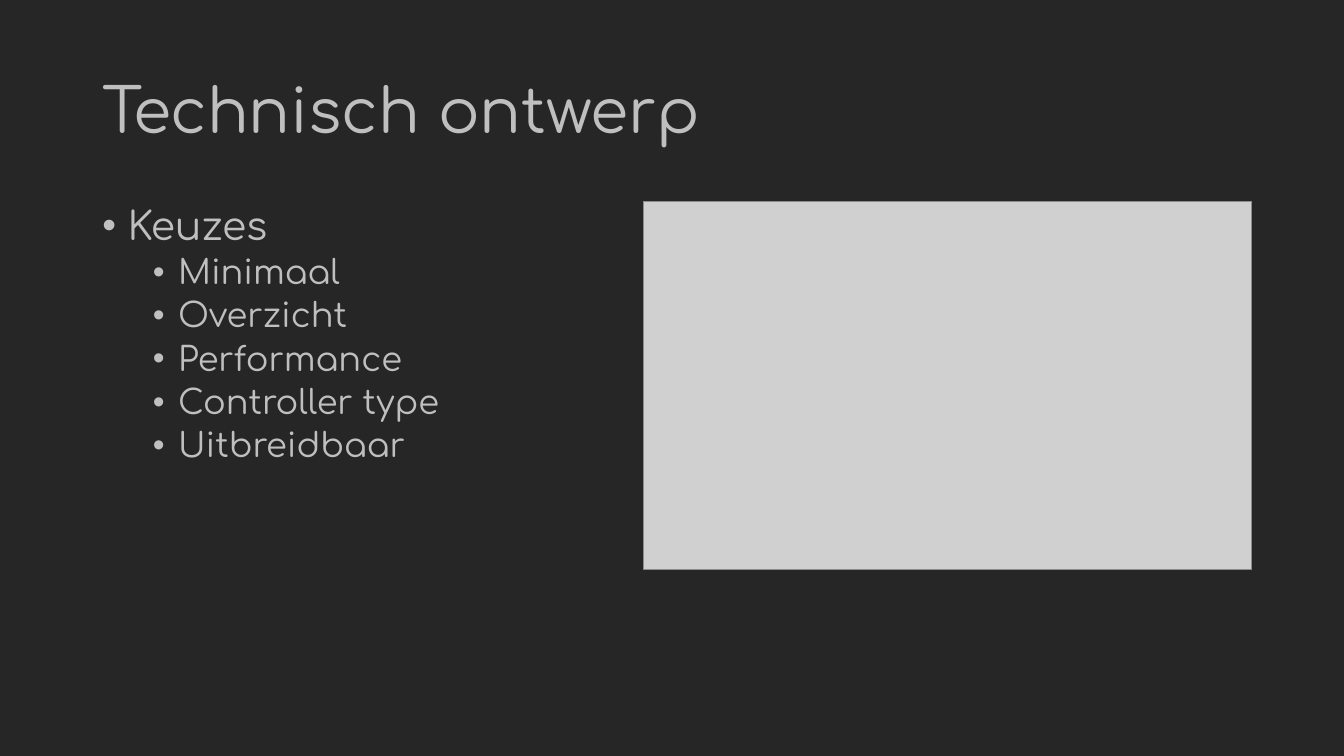
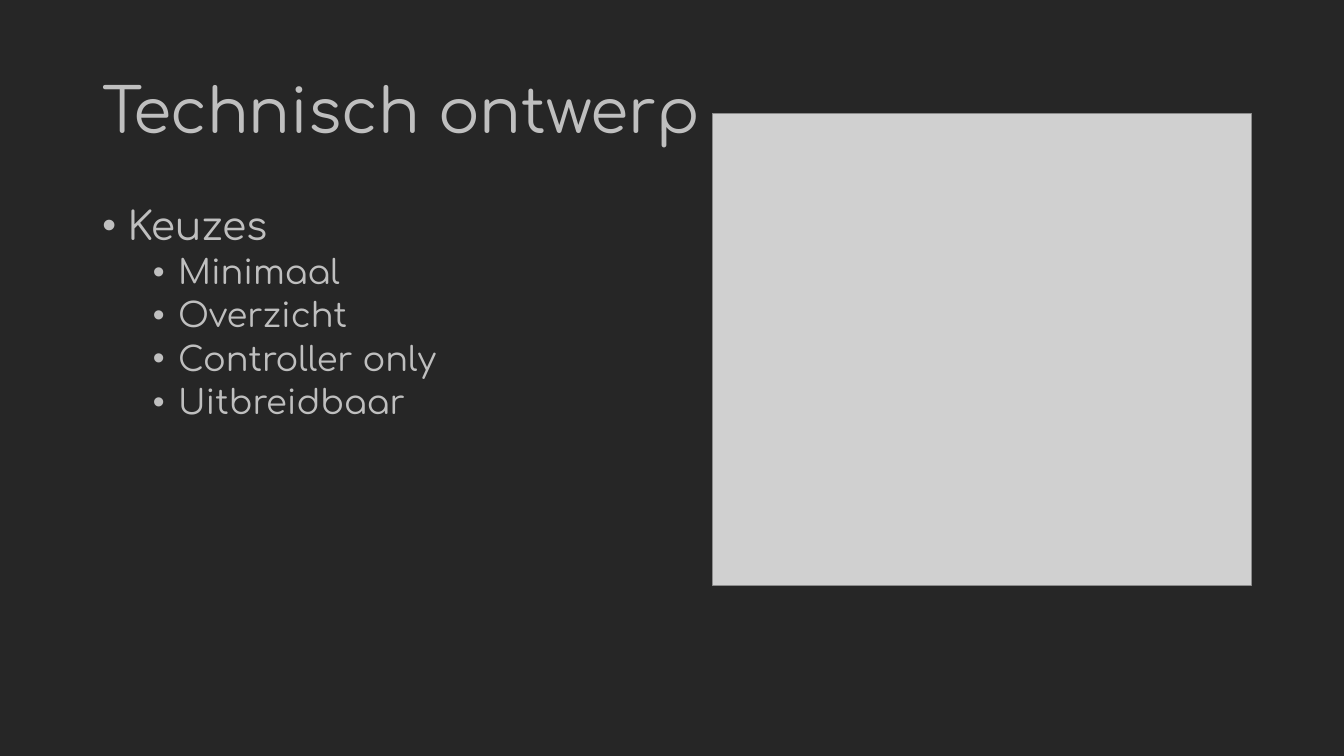
Before and after one commit to Avonexile/TheDeepSea, a slide deck: slide 4 of Documentatie/Arne/The Deep Sea.pptx. Drawn at 1344x756 pixels with LibreOffice and Linux fonts; fonts in the diff are those of the drawing; grey boxes stand for pictures. Boxes give left, top, right and bottom in pixels: in the first picture for what was removed or moved away, otherwise in the second. Text is boxed around its words. In the diff, an @@ line names an element or a change of style, - is before the commit and + after.

```diff
--- a/Documentatie/Arne/The Deep Sea.pptx
+++ b/Documentatie/Arne/The Deep Sea.pptx
@@ picture: place and size @@
-picture at (644,202,1252,570)
+picture at (713,113,1252,585)
@@ text at (178,344,436,379): text changed @@
-  • Performance
-  • Controller type
+  • Controller only
```
Also in this commit, not shown: 2 other slides changed, 4 slides added.
